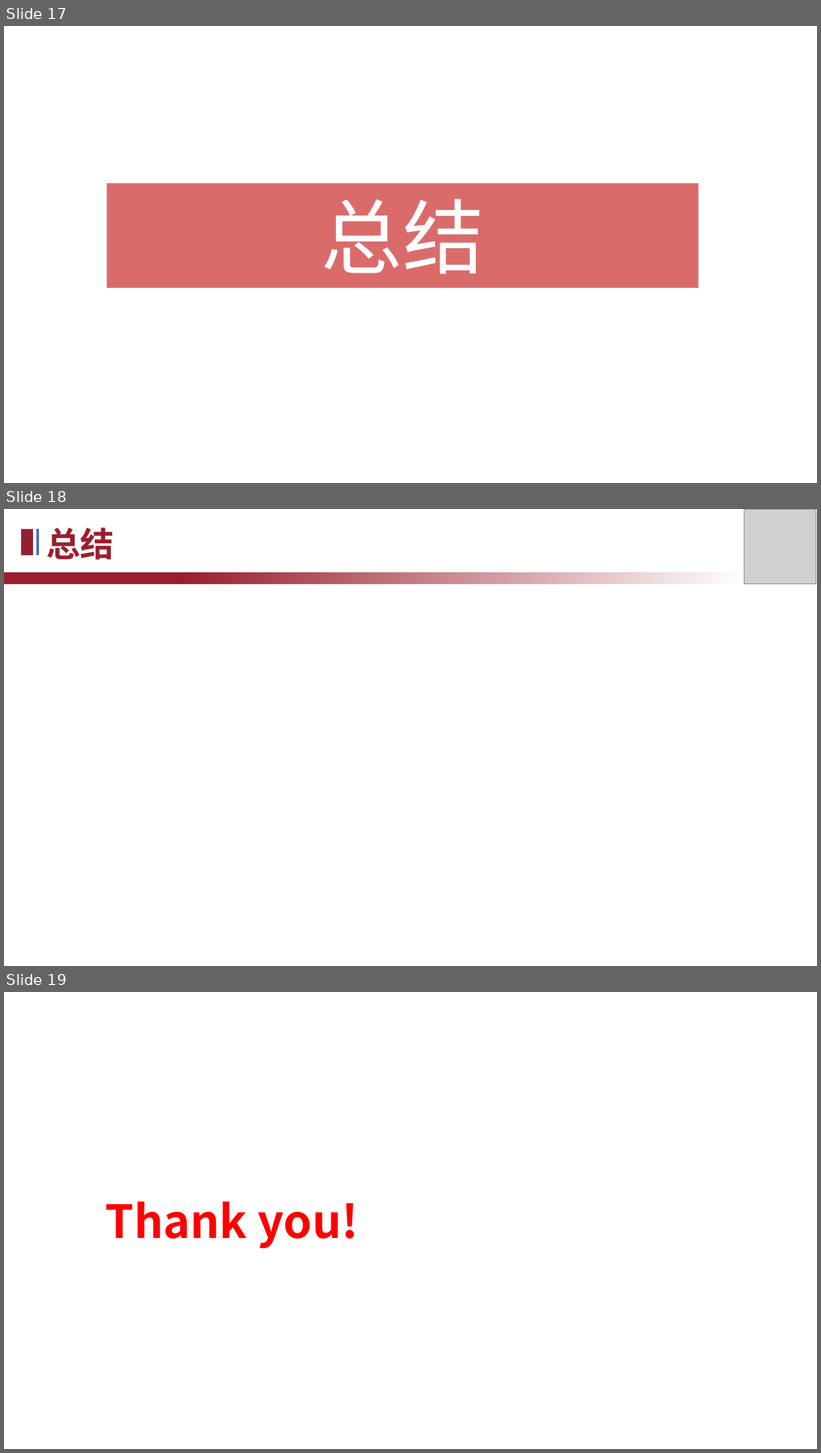
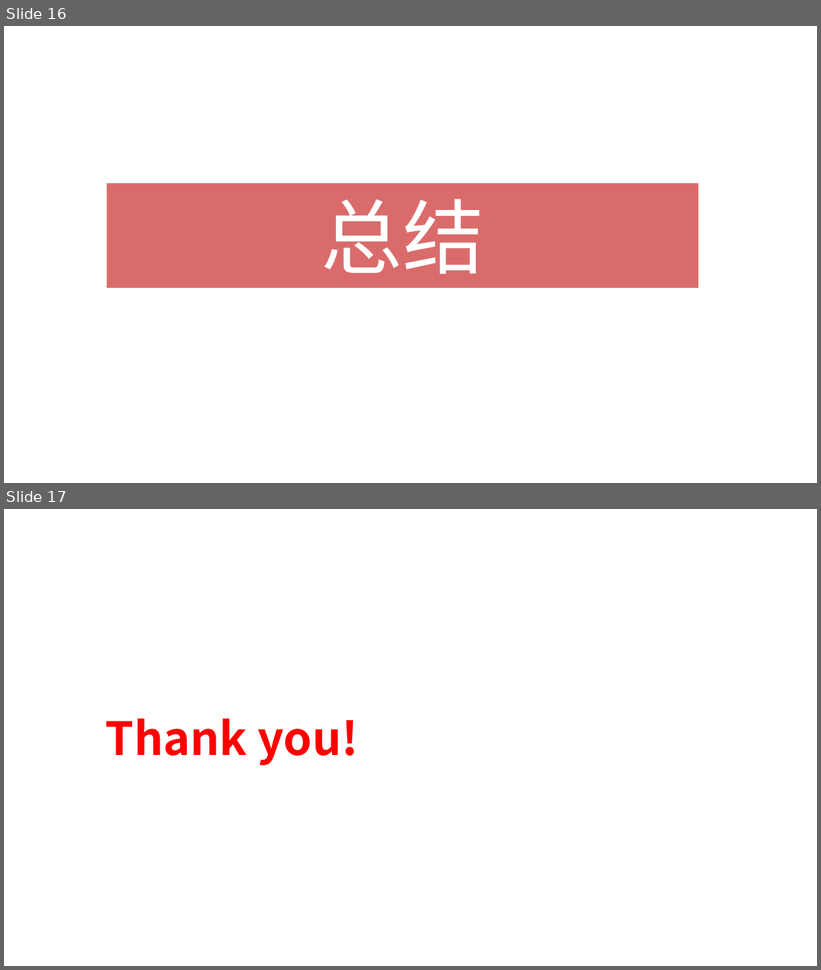
Before and after one commit to TheSkyFuker54188/Compiler-2025, a slide deck: doc/2025编译系统设计赛答辩.pptx. Shown one above the other, each under a label of ours: slides 17, 18 and 19 before the commit, slides 16 and 17 after it. The pictures are 821x1453 and 821x970 pixels, drawn with LibreOffice and Linux fonts; fonts in the diff are those of the drawing; grey boxes stand for pictures; background and template pictures are left out. Boxes give left, top, right and bottom in pixels: in the first picture for what was removed or moved away, otherwise in the second. Text is boxed around its words. In the diff, an @@ line names an element or a change of style, - is before the commit and + after.

```diff
--- a/doc/2025编译系统设计赛答辩.pptx
+++ b/doc/2025编译系统设计赛答辩.pptx
@@ slide 18 removed at [4,509,817,966], background #FFFFFF @@
@@ text removed at [47,527,115,560] @@
-总结
@@ picture removed at [745,509,816,584] @@
@@ rectangle removed at [21,529,32,555] @@
@@ line removed from (38, 529) to (38, 555) @@
@@ rectangle removed at [4,572,816,584] @@
@@ what was slide 17 is now slide 16 @@
@@ what was slide 19 is now slide 17 @@
```
Also in this commit, not shown: 2 slides changed, 1 other slide removed.
